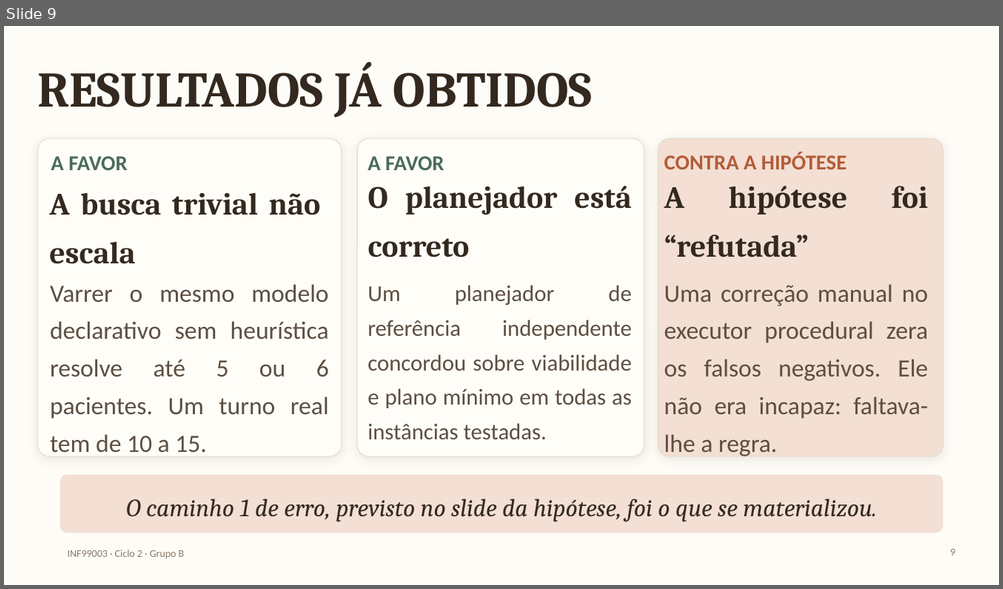
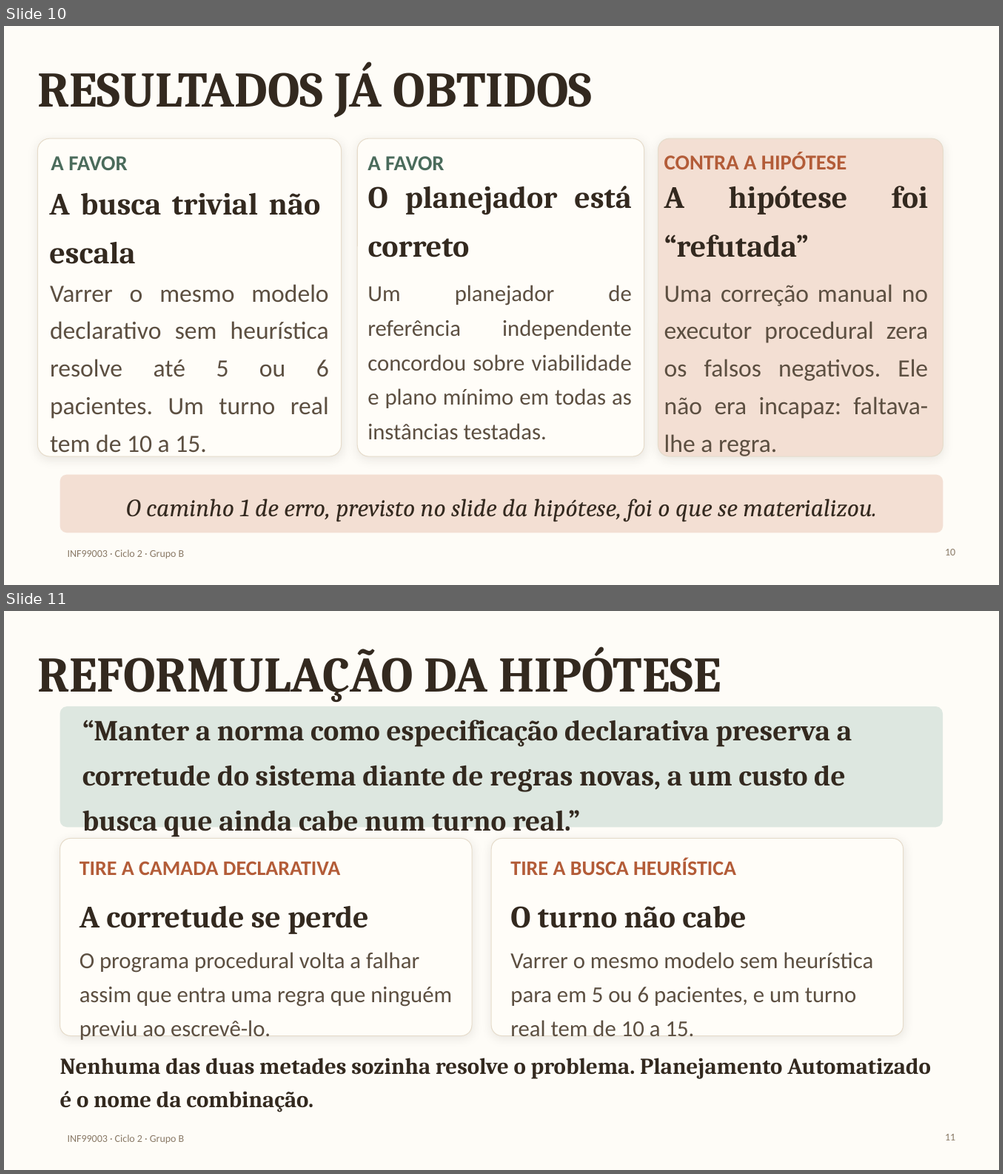
Before and after one commit to extreme500/PCI-Saude-GrupoB, a slide deck: apresentacao/2/ciclo2-planejamento.pptx. Shown one above the other, each under a label of ours: slide 9 before the commit, slides 10 and 11 after it. The pictures are 1003x589 and 1003x1174 pixels, drawn with LibreOffice and Linux fonts; fonts in the diff are those of the drawing; background and template pictures are left out. Boxes give left, top, right and bottom in pixels: in the first picture for what was removed or moved away, otherwise in the second. Text is boxed around its words. In the diff, an @@ line names an element or a change of style, - is before the commit and + after.

```diff
--- a/apresentacao/2/ciclo2-planejamento.pptx
+++ b/apresentacao/2/ciclo2-planejamento.pptx
@@ slide 11 added at bbox=[4, 611, 999, 1170], background picture (left out); not listed: 1 template element that a slide beside it also shows @@
@@ text added at bbox=[37, 647, 722, 702], 48 pt, text #33291F, bold @@
+REFORMULAÇÃO DA HIPÓTESE
@@ rounded rectangle added at bbox=[60, 706, 942, 827], fill #DDE7E0 @@
@@ text added at bbox=[82, 720, 852, 837], 28 pt, text #33291F, bold @@
+“Manter a norma como especificação declarativa preserva a corretude do sistema diante de regras novas, a um custo de busca que ainda cabe num turno real.”
@@ rounded rectangle added at bbox=[60, 839, 472, 1037], fill #FFFDF8, outline #E6DCCB 0.75 pt @@
@@ rounded rectangle added at bbox=[491, 839, 903, 1037], fill #FFFDF8, outline #E6DCCB 0.75 pt @@
@@ text added at bbox=[79, 861, 341, 875], 20 pt, text #B35C38, bold @@
+TIRE A CAMADA DECLARATIVA
@@ text added at bbox=[510, 858, 736, 875], 20 pt, text #B35C38, bold @@
+TIRE A BUSCA HEURÍSTICA
@@ text added at bbox=[79, 906, 369, 934], 30 pt, text #33291F, bold @@
+A corretude se perde
@@ text added at bbox=[510, 906, 745, 928], 30 pt, text #33291F, bold @@
+O turno não cabe
@@ text added at bbox=[79, 952, 452, 1040], 22 pt, text #5C4F41 @@
+O programa procedural volta a falhar assim que entra uma regra que ninguém previu ao escrevê-lo.
@@ text added at bbox=[510, 952, 874, 1037], 22 pt, text #5C4F41 @@
+Varrer o mesmo modelo sem heurística para em 5 ou 6 pacientes, e um turno real tem de 10 a 15.
@@ text added at bbox=[60, 1058, 930, 1113], 22 pt, text #33291F, bold @@
+Nenhuma das duas metades sozinha resolve o problema. Planejamento Automatizado é o nome da combinação.
@@ page number added at bbox=[945, 1134, 955, 1141], 10 pt, text #8A7A67 @@
+11
@@ what was slide 9 is now slide 10 @@
@@ page number at bbox=[945, 549, 955, 556]: text changed @@
-9
+10
```
Also in this commit, not shown: 1 other slide added, 1 slide removed.
